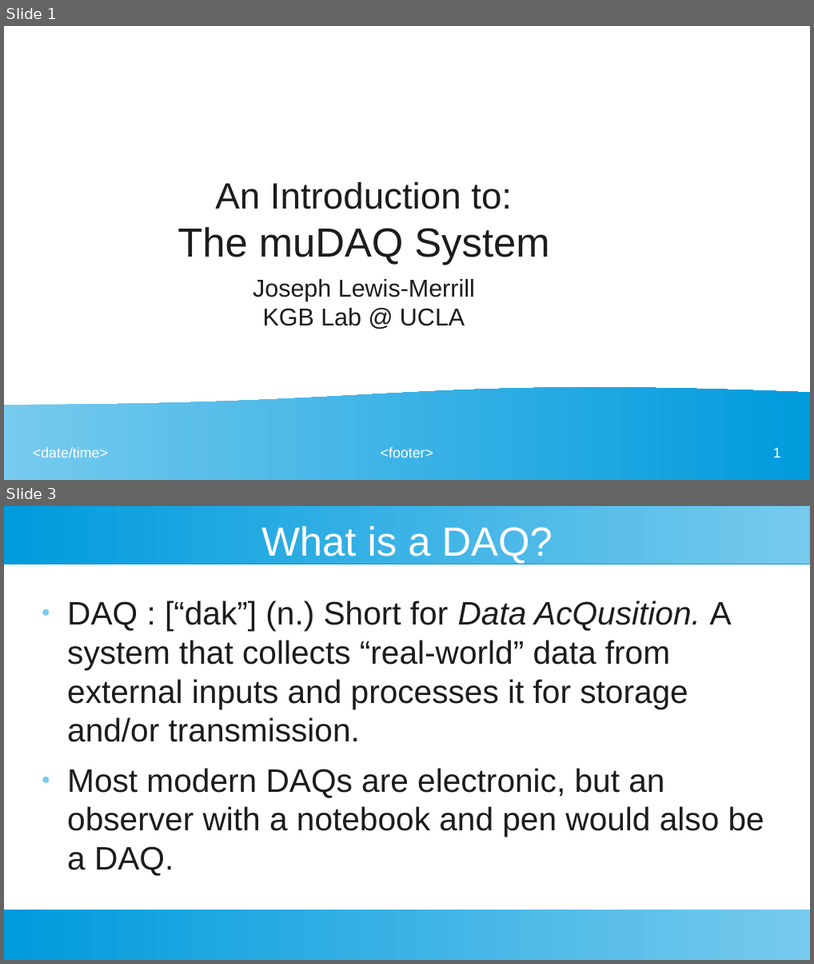
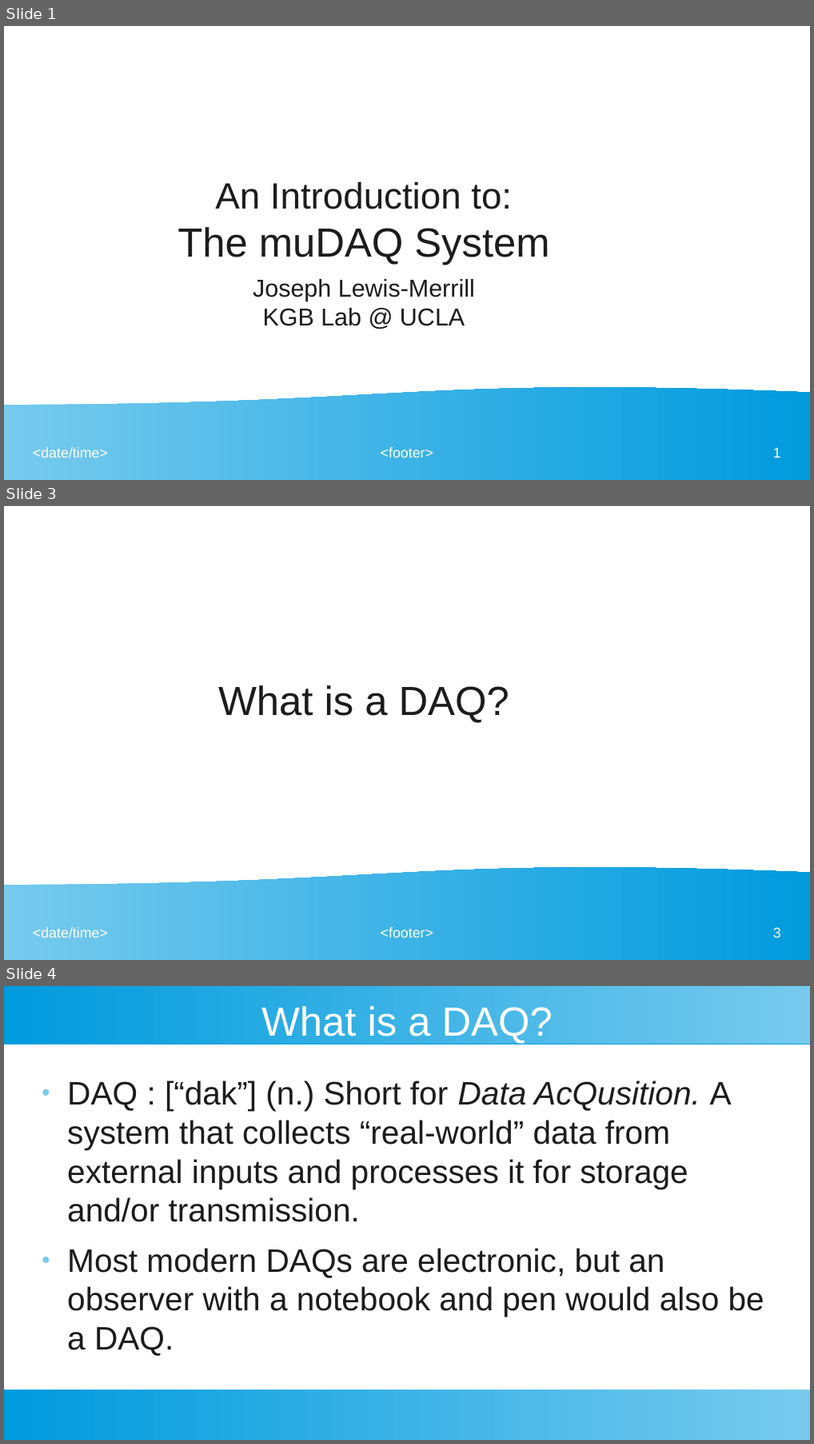
Before and after one commit to StellarRemnants/muDAQ, a slide deck: Presentation_2022-10-07.odp. Shown one above the other, each under a label of ours: slides 1 and 3 before the commit, slides 1, 3 and 4 after it; the slides between them are not shown. The pictures are 814x964 and 814x1444 pixels, drawn with LibreOffice and Linux fonts; fonts in the diff are those of the drawing. Boxes give left, top, right and bottom in pixels: in the first picture for what was removed or moved away, otherwise in the second. Text is boxed around its words. In the diff, an @@ line names an element or a change of style, - is before the commit and + after.

```diff
--- a/Presentation_2022-10-07.odp
+++ b/Presentation_2022-10-07.odp
@@ slide 3 added at (x1=4, y1=506, x2=810, y2=960), background #FFFFFF; not listed: 4 template elements that a slide beside it also shows @@
@@ title added at (x1=218, y1=685, x2=510, y2=723), 40 pt, text #1C1C1C @@
+What is a DAQ?
@@ what was slide 3 is now slide 4 @@
```
Also in this commit, not shown: 11 slides changed, 8 other slides added, 4 other files.
